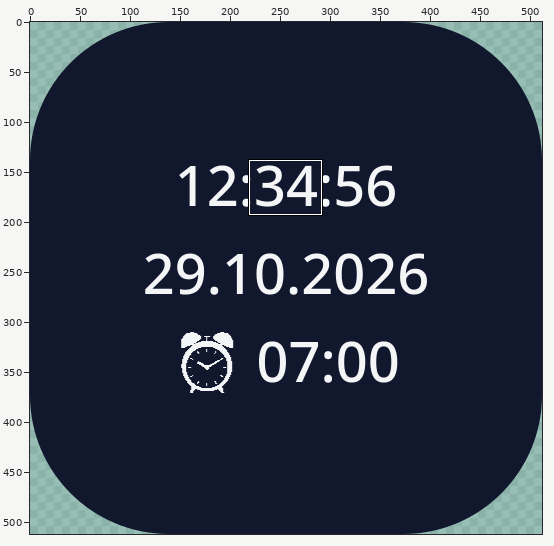
Two states of a sprite sheet, SecondsClock/src/main/res/drawable/ic_launcher.png. The first picture is a wide view before the edit; the outline marks the close-up.
Close-up. Old version:
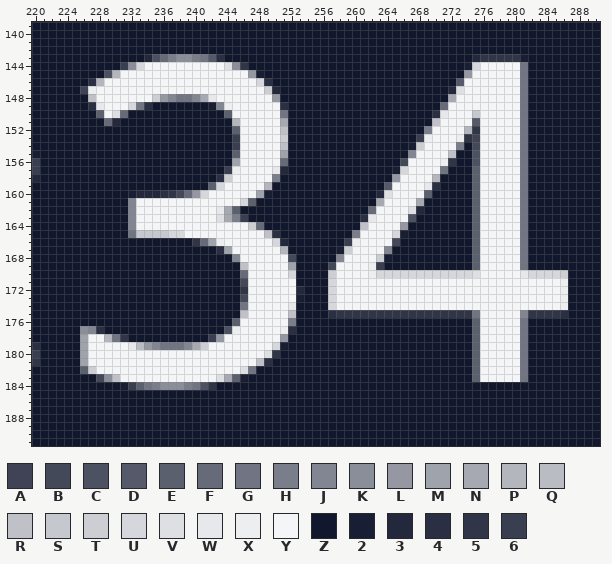
The file is 512x512 pixels. Pixels under 10% opacity are left out. Colours within 5 levels of each other are drawn and written as one. Shown: x 220..290, y 139..191. The commit also changed other parts of the picture, which this record leaves out.
Palette (. is transparent): A #3f4355  B #44495a  C #4d5263  D #55596a  E #5b606f  F #676a79  G #717583  H #7a7d8a  J #828692  K #8a8e99  L #9598a2  M #9fa3ac  N #a7a9b2  P #b3b6bd  Q #b9bcc3  R #bfc0c8  S #c5c8ce  T #ccced3  U #d5d7dc  V #dedfe3  W #e7e8eb  X #edeef0  Y #f4f5f7  Z #11172d  2 #181e34  3 #23283c  4 #2a2f43  5 #303548  6 #393e51
Pixels before (only the part around the change), first column x 220:
139 ZZZZZZZZZZZZZZZZZZZZZZZZZZZZZZZZZZZZZZZZZZZZZZZZZZZZZZZZZZZZZZZZZZZZZZZ
140 ZZZZZZZZZZZZZZZZZZZZZZZZZZZZZZZZZZZZZZZZZZZZZZZZZZZZZZZZZZZZZZZZZZZZZZZ
141 ZZZZZZZZZZZZZZZZZZZZZZZZZZZZZZZZZZZZZZZZZZZZZZZZZZZZZZZZZZZZZZZZZZZZZZZ
142 ZZZZZZZZZZZZZZZZZZZZZZZZZZZZZZZZZZZZZZZZZZZZZZZZZZZZZZZZZZZZZZZZZZZZZZZ
143 ZZZZZZZZZZZZZZ3CFHKKHGD4ZZZZZZZZZZZZZZZZZZZZZZZZZZZZZZZ3555552ZZZZZZZZZ
144 ZZZZZZZZZZZ6KUYYYYYYYYYYVK5ZZZZZZZZZZZZZZZZZZZZZZZZZZZ2UYYYYYGZZZZZZZZZ
145 ZZZZZZZZZCPYYYYYYYYYYYYYYYYL2ZZZZZZZZZZZZZZZZZZZZZZZZZLYYYYYYGZZZZZZZZZ
146 ZZZZZZZ4PYYYYYYYYYYYYYYYYYYYU4ZZZZZZZZZZZZZZZZZZZZZZZDYYYYYYYGZZZZZZZZZ
147 ZZZZZZAXYYYYYYYYYYYYYYYYYYYYYT3ZZZZZZZZZZZZZZZZZZZZZ3VYYYYYYYGZZZZZZZZZ
148 ZZZZZZZRYYYYYYYTLJGGJNWYYYYYYYLZZZZZZZZZZZZZZZZZZZZZNYYYYYYYYGZZZZZZZZZ
149 ZZZZZZZ4WYYYUG4ZZZZZZZ2JXYYYYYY4ZZZZZZZZZZZZZZZZZZZFYYYYYYYYYGZZZZZZZZZ
150 ZZZZZZZZEYVFZZZZZZZZZZZZEYYYYYYGZZZZZZZZZZZZZZZZZZ4WYYYSYYYYYGZZZZZZZZZ
151 ZZZZZZZZZF3ZZZZZZZZZZZZZZPYYYYYNZZZZZZZZZZZZZZZZZZRYYYYDYYYYYGZZZZZZZZZ
152 ZZZZZZZZZZZZZZZZZZZZZZZZZEYYYYYRZZZZZZZZZZZZZZZZZHYYYYP5YYYYYGZZZZZZZZZ
153 ZZZZZZZZZZZZZZZZZZZZZZZZZ6YYYYYTZZZZZZZZZZZZZZZZ6XYYYX5AYYYYYGZZZZZZZZZ
154 ZZZZZZZZZZZZZZZZZZZZZZZZZ6YYYYYRZZZZZZZZZZZZZZZ2TYYYYHZBYYYYYGZZZZZZZZZ
155 2ZZZZZZZZZZZZZZZZZZZZZZZZEYYYYYMZZZZZZZZZZZZZZZJYYYYRZZCYYYYYGZZZZZZZZZ
156 6ZZZZZZZZZZZZZZZZZZZZZZZZMYYYYYFZZZZZZZZZZZZZZBYYYYX5ZZCYYYYYGZZZZZZZZZ
157 6ZZZZZZZZZZZZZZZZZZZZZZZ6XYYYYW3ZZZZZZZZZZZZZ2UYYYYGZZZEYYYYYGZZZZZZZZZ
158 3ZZZZZZZZZZZZZZZZZZZZZZ4TYYYYYHZZZZZZZZZZZZZZLYYYYPZZZZEYYYYYGZZZZZZZZZ
159 ZZZZZZZZZZZZZZZZZZZZZZEUYYYYYPZZZZZZZZZZZZZZDYYYYW4ZZZZEYYYYYGZZZZZZZZZ
160 ZZZZZZZZZZZZ233345BFLUYYYYYYM2ZZZZZZZZZZZZZ3VYYYYEZZZZZEYYYYYGZZZZZZZZZ
161 ZZZZZZZZZZZZJYYYYYYYYYYYYYUEZZZZZZZZZZZZZZZNYYYYNZZZZZZEYYYYYGZZZZZZZZZ
162 ZZZZZZZZZZZZJYYYYYYYYYYWNEZZZZZZZZZZZZZZZZFYYYYV3ZZZZZZEYYYYYGZZZZZZZZZ
163 ZZZZZZZZZZZZJYYYYYYYYYYVNH6ZZZZZZZZZZZZZZ4WYYYYCZZZZZZZEYYYYYGZZZZZZZZZ
164 ZZZZZZZZZZZZJYYYYYYYYYYYYYYTFZZZZZZZZZZZZRYYYYLZZZZZZZZEYYYYYGZZZZZZZZZ
165 ZZZZZZZZZZZZGSSSSUUYYYYYYYYYYR4ZZZZZZZZZHYYYYU2ZZZZZZZZEYYYYYGZZZZZZZZZ
166 ZZZZZZZZZZZZZZZZZZZZ5FMXYYYYYYU3ZZZZZZZ6XYYYYBZZZZZZZZZEYYYYYGZZZZZZZZZ
167 ZZZZZZZZZZZZZZZZZZZZZZZ4MYYYYYYPZZZZZZ2TYYYYJZZZZZZZZZZEYYYYYGZZZZZZZZZ
168 ZZZZZZZZZZZZZZZZZZZZZZZZZJYYYYYYBZZZZZJYYYYT2ZZZZZZZZZZEYYYYYGZZZZZZZZZ
169 ZZZZZZZZZZZZZZZZZZZZZZZZZZRYYYYYMZZZZBYYYYX6ZZZZZZZZZZZEYYYYYGZZZZZZZZZ
170 ZZZZZZZZZZZZZZZZZZZZZZZZZZFYYYYYUZZZZTYYYYXUUUUUUUUUUUUVYYYYYWUUUUTZZZZ
171 ZZZZZZZZZZZZZZZZZZZZZZZZZZBYYYYYYZZZZUYYYYYYYYYYYYYYYYYYYYYYYYYYYYXZZZZ
172 ZZZZZZZZZZZZZZZZZZZZZZZZZZ5YYYYYY3ZZZUYYYYYYYYYYYYYYYYYYYYYYYYYYYYXZZZZ
173 ZZZZZZZZZZZZZZZZZZZZZZZZZZBYYYYYY2ZZZUYYYYYYYYYYYYYYYYYYYYYYYYYYYYXZZZZ
174 ZZZZZZZZZZZZZZZZZZZZZZZZZZGYYYYYWZZZZUYYYYYYYYYYYYYYYYYYYYYYYYYYYYXZZZZ
175 ZZZZZZZZZZZZZZZZZZZZZZZZZZRYYYYYRZZZZ455555555555555555GYYYYYJ55554ZZZZ
176 ZZZZZZZZZZZZZZZZZZZZZZZZZEYYYYYYHZZZZZZZZZZZZZZZZZZZZZZEYYYYYGZZZZZZZZZ
177 ZZZZZZKJ4ZZZZZZZZZZZZZZZCXYYYYYX4ZZZZZZZZZZZZZZZZZZZZZZEYYYYYGZZZZZZZZZ
178 ZZZZZZMYYPG5ZZZZZZZZZZ6LYYYYYYYLZZZZZZZZZZZZZZZZZZZZZZZEYYYYYGZZZZZZZZZ
179 4ZZZZZMYYYYYWQLJGGGJNTYYYYYYYYU2ZZZZZZZZZZZZZZZZZZZZZZZEYYYYYGZZZZZZZZZ
180 6ZZZZZMYYYYYYYYYYYYYYYYYYYYYYV5ZZZZZZZZZZZZZZZZZZZZZZZZEYYYYYGZZZZZZZZZ
181 5ZZZZZMYYYYYYYYYYYYYYYYYYYYYR4ZZZZZZZZZZZZZZZZZZZZZZZZZEYYYYYGZZZZZZZZZ
182 ZZZZZZETYYYYYYYYYYYYYYYYYYVGZZZZZZZZZZZZZZZZZZZZZZZZZZZEYYYYYGZZZZZZZZZ
183 ZZZZZZZZBKRYYYYYYYYYYYYVNE2ZZZZZZZZZZZZZZZZZZZZZZZZZZZZEYYYYYGZZZZZZZZZ
184 ZZZZZZZZZZZ26EGHKKKHGC5ZZZZZZZZZZZZZZZZZZZZZZZZZZZZZZZZZZZZZZZZZZZZZZZZ
185 ZZZZZZZZZZZZZZZZZZZZZZZZZZZZZZZZZZZZZZZZZZZZZZZZZZZZZZZZZZZZZZZZZZZZZZZ
186 ZZZZZZZZZZZZZZZZZZZZZZZZZZZZZZZZZZZZZZZZZZZZZZZZZZZZZZZZZZZZZZZZZZZZZZZ
187 ZZZZZZZZZZZZZZZZZZZZZZZZZZZZZZZZZZZZZZZZZZZZZZZZZZZZZZZZZZZZZZZZZZZZZZZ
188 ZZZZZZZZZZZZZZZZZZZZZZZZZZZZZZZZZZZZZZZZZZZZZZZZZZZZZZZZZZZZZZZZZZZZZZZ
189 ZZZZZZZZZZZZZZZZZZZZZZZZZZZZZZZZZZZZZZZZZZZZZZZZZZZZZZZZZZZZZZZZZZZZZZZ
190 ZZZZZZZZZZZZZZZZZZZZZZZZZZZZZZZZZZZZZZZZZZZZZZZZZZZZZZZZZZZZZZZZZZZZZZZ
191 ZZZZZZZZZZZZZZZZZZZZZZZZZZZZZZZZZZZZZZZZZZZZZZZZZZZZZZZZZZZZZZZZZZZZZZZ
Once edited:
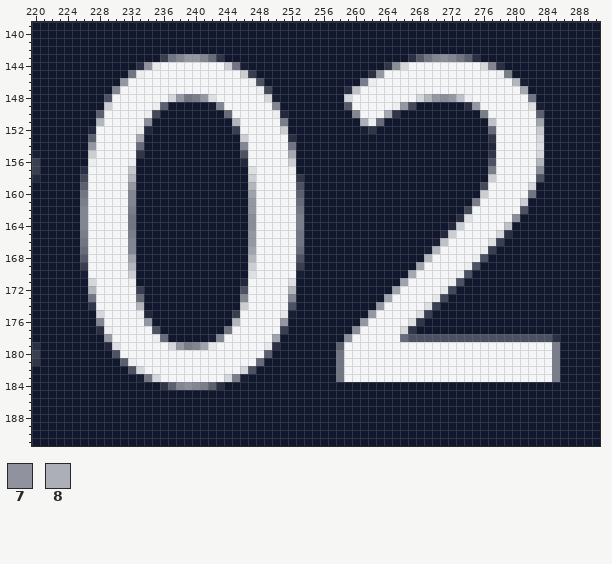
Colours new in this view: 7 #90929e  8 #acafb8
Difference:
Changed rows in their new state; - is an unchanged pixel.
first column x 226:
143 --------ZZ6GJLLJF5-----------------------4DGJKJGE4ZZZZZZ-----
144 -----ZZ47W--------TG2-----------------5KUYYYYYYYYYUJ4ZZZ-----
145 ---ZZZGX------------T6Z-------------4LYYYYYYYYYYY---XHZZ-----
146 -ZZZZL---------------XCZ-----------HXYYYYYYYYYYY------P2-----
147 ZZZZJ-----------------XBZ--------4RYYYYYYYYYYYYY-------N-----
148 -ZZC-----YYUL-HLV------U2--------UYYYYYYYYUPLKLRX------YG----
149 -ZZT--YYYXE-------Y-----JZ-------DYYYYYXLB---ZZZ4L-----YV2---
150 ----YYYYXB--------F-----X3--------JYYYN5----ZZZZZZH----YYE---
151 --PYYYYYK----------------H---------8XF------ZZZZZZZR---YYM---
152 -3YYYYYX3----------6-----T---------25------ZZZZZZZZF---YYS---
153 -EYYYYYN-----------ZT----Y4---------------ZZZZZZZZZ5---YYU---
154 -LYYYYYF-----------ZJ----YG--------------ZZZZZZZ-ZZ3---YYV---
155 -TYYYYY5-----------ZC----YN--------------ZZZZZZ--ZZ5---YYU---
156 -XYYYYX------------Z3----YT-------------ZZZZZZZ--ZZC---YYP---
157 4YYYYYS-----------ZZZV--YYX------------ZZZZZZZ---ZZH---YYK---
158 BYYYYYP----------ZZZZT--YYY5-----------ZZZZZZ----ZZT---YYC---
159 EYYYYYL---------ZZZZZP-YYYYC----------ZZZZZZZ----ZB----YU----
160 GYYYYYJZZZZZZZZZZZZZZMYYYYYE---------ZZZZZZZ-----ZT----YG----
161 HYYYYY-ZZZZZZZZZZZZZZLYYYYYF---------ZZZZZZ------H-----T-----
162 JYYYYYHZZZZZZZZZZZZZ-LYYYYYG--------ZZZZZZZ-----BY-----C-----
163 JYYYYYGZZZZZZZZZZZZZZKYYYYYH-------ZZZZZZZ-----4VY----KZ-----
164 JYYYYYGZZZZZZZZZZZZZZKYYYYYH-------ZZZZZZ-----3TYY---RZZ-----
165 HYYYYYHZZZZZZZZZZZZZZL-YYYYG------ZZZZZZZ----3TYYY--U4ZZ-----
166 GYYYYYJ-------ZZZZZZZL--YYYG-----ZZZZZZZ----2RYYYY-V6ZZZ-----
167 FYYYYYJ----------ZZZZM---YYF----ZZZZZZZ----2PYYYYYX6ZZZZ-----
168 DYYYYYM------------ZZP----YC----ZZZZZZZ----PYYYYYXCZZZZZ-----
169 6YYYYYP-------------ZT----Y6---ZZZZZZZ----MYYYYYXCZZZZZZ-----
170 2YYYYYT-------------ZV----Y2---ZZZZZZZZZZNYYYYYXCZZZZZZZZZZZZ
171 -UYYYYX-------------3-----V----ZZZZZZZZZM-----XCZZZZZZZZZZZZZ
172 -PYYYYY6------------C-----PZ---ZZZZZZZZM-----WBZZZZZZZZZZZZZZ
173 -GYYYYYF------------J-----JZ---ZZZZZZZM-----WBZZZZZZZZZZZZZZZ
174 -5YYYYYP------------T-----C----ZZZZZZL-----V6ZZZZZZZZZZZZZZZZ
175 --UYYYYX3----------6Y----W2----ZZZZZLYYYYYV6ZZZZZZZZZZZZZZZZZ
176 --JYYYYYL----------P-----LZ--------LYYYYYV5------ZZZZZZZ-----
177 ZZ-XYYYYYC--------GY-----6Z-------KYYYYYU5-------ZZZZZZZ-----
178 ZZZLYYYYYXF-----2J------MZ-------KYYYYYYFCCCCCCCCCCCCCCCCCC4-
179 ZZZ3V-YYYYYULHJMW------W4Z------EYYYYYYYYYYYYYYYYY-----YYYYH-
180 ZZZZC------------------EZ-------GYYYYYYYYYYYYYYYYY-----YYYYH-
181 ZZZZZEX---------------FZ--------GYYYYYYYYYYYYYYYYY-----YYYYH-
182 ZZZZZZCU------------UC----------GYYYYYYYYYYYYYYYYY-----YYYYH-
183 --ZZZZZ2GU-------YUH------------GYYYYYYYYYYYYYYYYY-----YYYYH-
184 -----ZZZZZ5EJKJHE4-------------------------------------------
Pixel boxes of the changes (left, top, right, bottom) in both close-ups:
changed: (80, 54, 568, 390)
